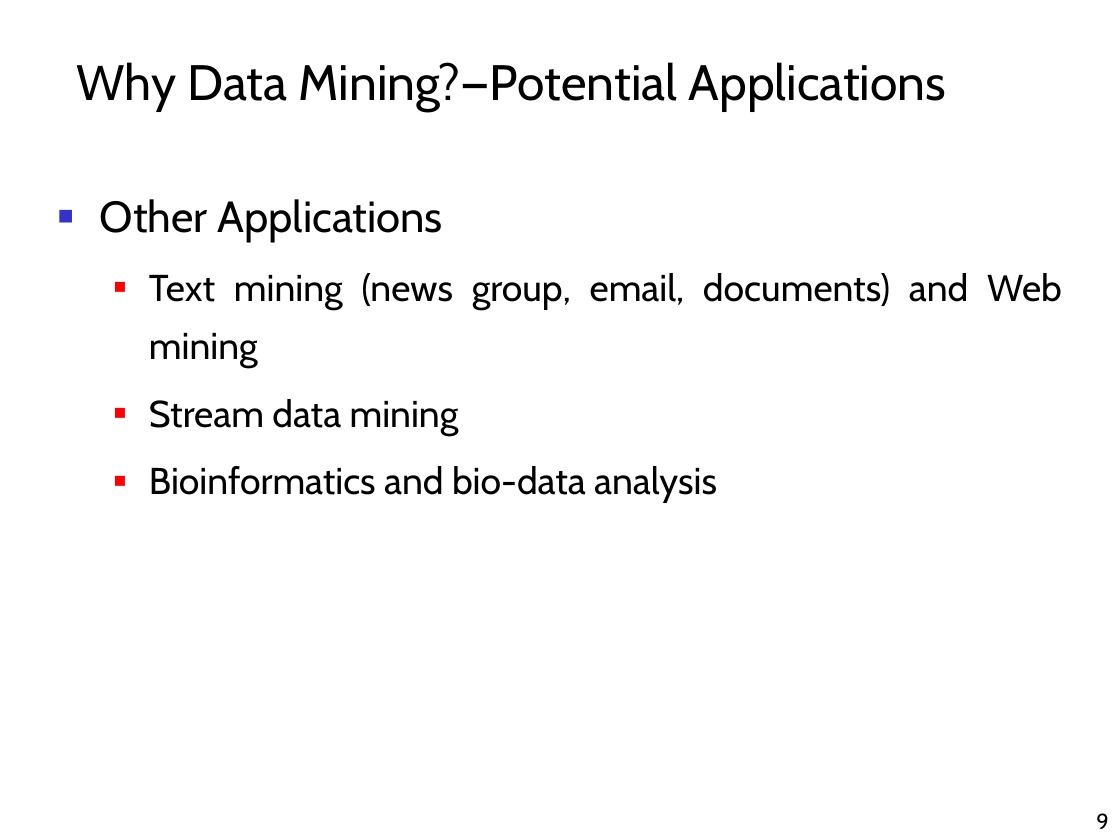
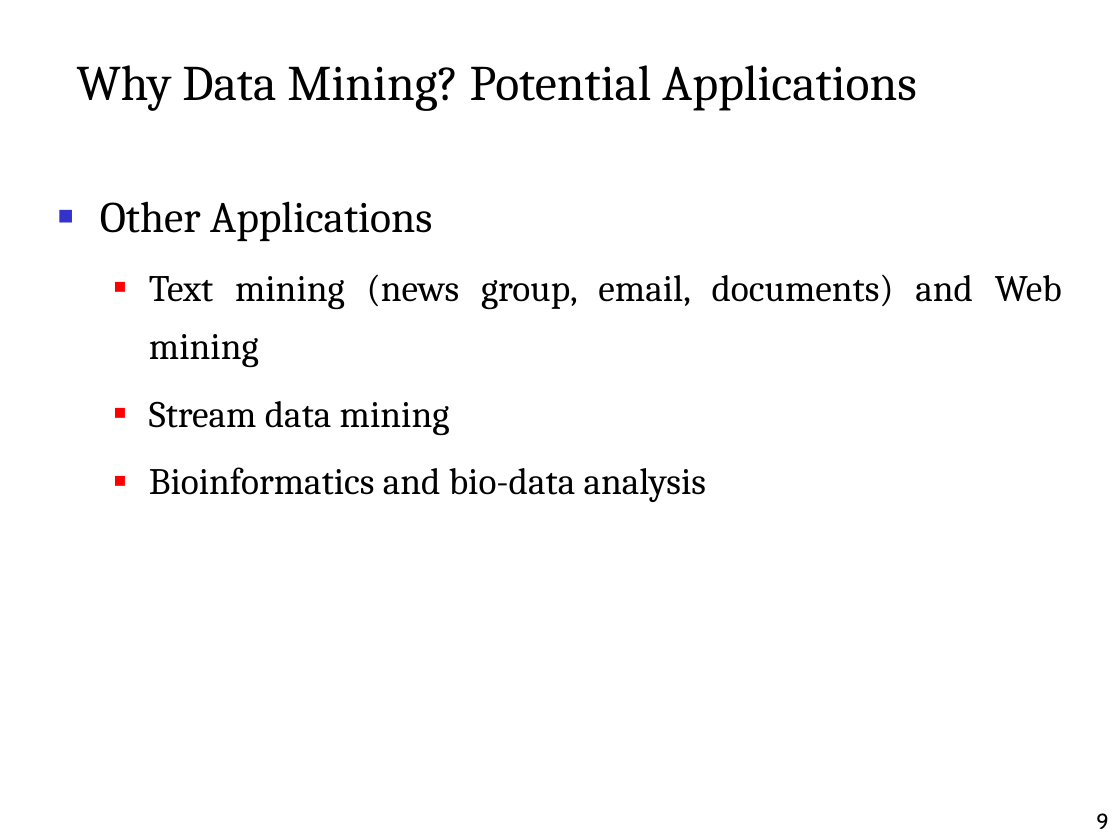
Before and after one commit to alaagamal98/web-based-his, a slide deck: slide 9 of Presentation/Data Mining.ppt. Drawn at 1120x840 pixels with LibreOffice and Linux fonts; fonts in the diff are those of the drawing; background and template pictures are left out. Boxes give left, top, right and bottom in pixels: in the first picture for what was removed or moved away, otherwise in the second. Text is boxed around its words. In the diff, an @@ line names an element or a change of style, - is before the commit and + after.

```diff
--- a/Presentation/Data Mining.ppt
+++ b/Presentation/Data Mining.ppt
@@ title at <box>77,65,916,111</box>: text changed; font Cabin to Cambria @@
-Why Data Mining?—Potential Applications
+Why Data Mining? Potential Applications
@@ text "Other Applications" at <box>100,201,1062,502</box>: font Cabin to Cambria @@
```
Also in this commit, not shown: 12 other slides changed, 1 slide added, 1 slide removed, 4 other files.
